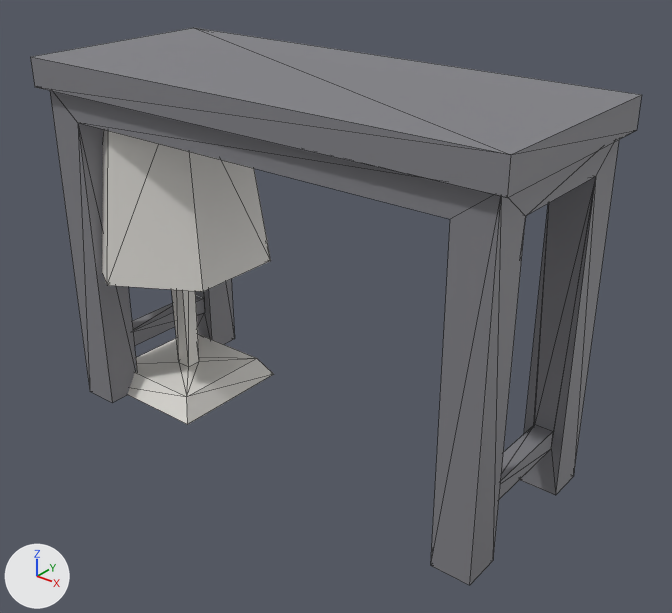
Renders of the glTF model unity/Assets/Art/EarlyGame/garage-kit/garage-coffee-drip.glb from each side of a commit.
Before and after are seen from a camera (50 mm lens) standing at (0.568, -0.558, 0.382) and looking at (0.028, 0.117, -0.036). The lights are fixed; the arrows at lower left show +X, +Y and +Z. The first picture is the older version. Mesh edges are drawn as thin lines. Where no turn or scale is listed for an object, it has been applied to the vertices. Vertices at exactly the same position are counted once.

Names of what the first picture shows: 'DripBase.001', 'DripTower.001'.
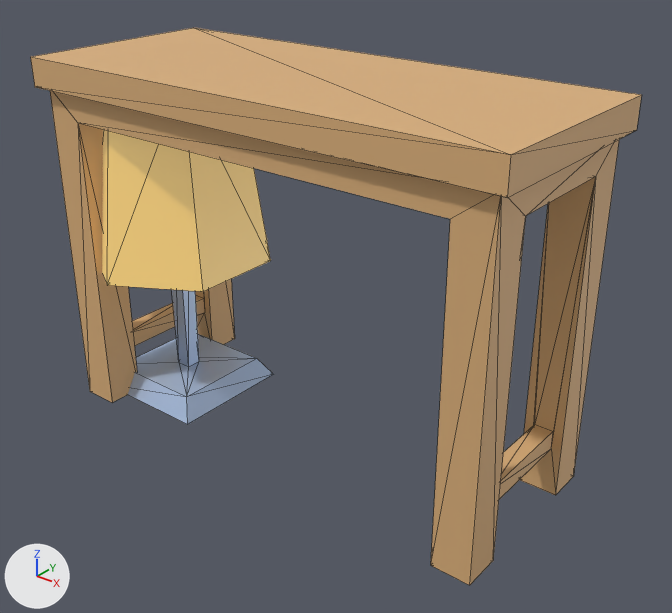
Boxes [x1, y1, x2, y2] around the edits, measured in the pictures (672 x 613 px):
part 1 of me_mesh_sidetable_002, recoloured (grey to beige): [31, 28, 642, 585] in both
part 2 of me_mesh_lamproundtable_002, recoloured: [128, 334, 274, 424] in both
part 3 of me_mesh_lamproundtable_002, recoloured (white to blue): [177, 290, 199, 367] in both
part 4 of me_mesh_lamproundtable_002, recoloured: [172, 290, 189, 364] in both
part 5 of me_mesh_lamproundtable_002, recoloured (white to yellow): [102, 129, 271, 292] in both

Diff of the bpy script that builds the scene:
```diff
--- a/unity/Assets/Art/EarlyGame/garage-kit/garage-coffee-drip.glb.py
+++ b/unity/Assets/Art/EarlyGame/garage-kit/garage-coffee-drip.glb.py
@@ mat_m_driptower_1_lamp_accent @@
+mat_m_driptower_1_lamp_accent = principled_material('m_DripTower_1_lamp_accent')
+mat_m_driptower_1_lamp_accent.base_color = (0.95, 0.58, 0.12)  # orange #f9c861
+mat_m_driptower_1_lamp_accent.roughness = 0.38
+mat_m_driptower_1_lamp_accent.emission_color = (0.22, 0.187, 0.099)  # yellow #817859
+mat_m_driptower_1_lamp_accent.emission_strength = 1.0
@@ mat_m_driptower_0_metal @@
+mat_m_driptower_0_metal = principled_material('m_DripTower_0_metal')
+mat_m_driptower_0_metal.base_color = (0.48, 0.62, 0.88)  # blue #b8cef1
+mat_m_driptower_0_metal.metallic = 0.35
+mat_m_driptower_0_metal.roughness = 0.42
@@ mat_m_dripbase_1_metal @@
+mat_m_dripbase_1_metal = principled_material('m_DripBase_1_metal')
+mat_m_dripbase_1_metal.base_color = (0.48, 0.62, 0.88)  # blue #b8cef1
+mat_m_dripbase_1_metal.metallic = 0.35
+mat_m_dripbase_1_metal.roughness = 0.42
@@ mat_m_dripbase_0_wood @@
+mat_m_dripbase_0_wood = principled_material('m_DripBase_0_wood')
+mat_m_dripbase_0_wood.base_color = (0.72, 0.44, 0.2)  # beige #ddb17c
+mat_m_dripbase_0_wood.roughness = 0.55
@@ me_mesh_sidetable_002 @@
 me_mesh_sidetable_002.from_pydata(...)  # 60 vertices, 126 faces; spans x -0.01..0.54, y -0.01..0.216, z 0.0..0.396
 # used by ob_dripbase_001; location = (-0.265, 0.01, -0.198)
+# me_mesh_sidetable_002 part 1: 124 faces spanning x -0.01..0.54, y -0.01..0.216, z 0.0..0.396 switch from mat_garage_plastic_dark (grey #818186) to mat_m_dripbase_0_wood (beige #ddb17c)
+me_mesh_sidetable_002.materials.append(mat_m_dripbase_1_metal)  # blue #b8cef1
@@ me_mesh_lamproundtable_002 @@
 me_mesh_lamproundtable_002.from_pydata(...)  # 40 vertices, 76 faces; spans x -0.019..0.164, y -0.034..0.179, z 0.0..0.38
 # used by ob_driptower_001; location = (-0.265, 0.034, -0.198)
+# me_mesh_lamproundtable_002 part 2: all 18 faces centred in x 0.005..0.14, y 0.005..0.14, z 0.0..0.024 switch from mat_garage_plastic_beige (white #e5e2dd) to mat_m_driptower_0_metal (blue #b8cef1)
+# me_mesh_lamproundtable_002 part 3: all 4 faces centred in x 0.063..0.082, y 0.063..0.082, z 0.103 switch from mat_garage_plastic_beige (white #e5e2dd) to mat_m_driptower_0_metal (blue #b8cef1)
+# me_mesh_lamproundtable_002 part 4: all 4 faces centred in x 0.062..0.083, y 0.062..0.083, z 0.181 switch from mat_garage_plastic_beige (white #e5e2dd) to mat_m_driptower_0_metal (blue #b8cef1)
+# me_mesh_lamproundtable_002 part 5: 24 of the faces centred in x -0.01..0.156, y -0.006..0.151, z 0.236..0.308 switch from mat_garage_plastic_beige (white #e5e2dd) to mat_m_driptower_1_lamp_accent (orange #f9c861, glowing yellow #817859)
```
